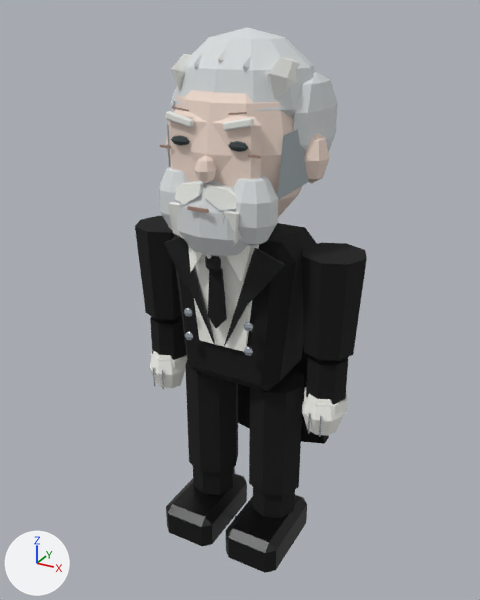
An edit to the glTF model src/game/models/castle/leisure/elder-servant.glb, drawn before and after from the same camera.
Camera for both pictures: a 50 mm lens placed at (1.2, -2.21, 2.26), pointed at (-0.02, 0.0, 1.16). Lighting does not change. The marker at lower left points along +X, +Y and +Z. The first picture is the older version. Where no turn or scale is listed for an object, it has been applied to the vertices.

The scene before the commit, as lines of its bpy script (objects in view):
```python
me_cone_008 = bpy.data.meshes.new('Cone.008')
me_cone_008.from_pydata(...)  # an 8-sided cylinder along z spanning x -0.085..0.085, y -0.085..0.085, z -0.11..0.11
me_cone_008.materials.append(mat_butler_midnight_black_tailcoat)  # black #020303
me_cube_009 = bpy.data.meshes.new('Cube.009')
me_cube_009.from_pydata(...)  # 24 vertices, 44 faces; spans x -0.045..0.045, y -0.007..0.007, z -0.008..0.008
me_cube_009.materials.append(mat_butler_blue_black_hair)  # black #181f2a
ob_right_forearm = bpy.data.objects.new('right forearm', me_cone_008)
ob_right_forearm.parent = ob_servant_right_elbow
ob_right_forearm.location = (0.0, 0.0, -0.16)
ob_royal_left_arm_rig = bpy.data.objects.new('Royal left arm rig', None)
ob_royal_left_arm_rig.parent = ob_royal_animation_rig
ob_royal_left_arm_rig.location = (-0.38, 0.0, 1.43)
ob_royal_right_arm_rig = bpy.data.objects.new('Royal right arm rig', None)
ob_royal_right_arm_rig.parent = ob_royal_animation_rig
ob_royal_right_arm_rig.location = (0.38, 0.0, 1.43)
ob_servant_left_elbow = bpy.data.objects.new('Servant left elbow', None)
ob_servant_left_elbow.parent = ob_royal_left_arm_rig
ob_servant_left_elbow.location = (0.0, 0.0, -0.38)
ob_servant_right_elbow = bpy.data.objects.new('Servant right elbow', None)
ob_servant_right_elbow.parent = ob_royal_right_arm_rig
ob_servant_right_elbow.location = (0.0, 0.0, -0.38)
ob_small_smile = bpy.data.objects.new('Small smile', me_cube_009)
ob_small_smile.parent = ob_royal_head_rig
ob_small_smile.location = (0.0, 0.0, -1.72)
# also in view: 'left boot' at (-0.16, -0.06, 0.08); 'Servant head' at (0.0, -0.03, 1.81); 'right tailcoat sleeve' at (0.38, 0.0, 1.23); 'right trouser' at (0.16, 0.0, 0.57); 'left forearm' at (-0.38, 0.0, 0.89)
```
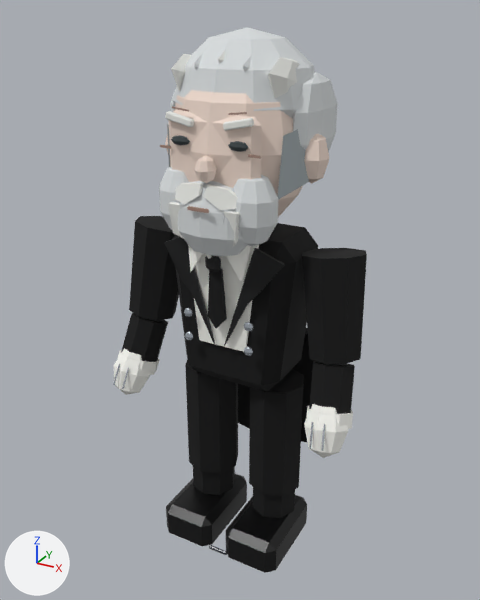
ob_royal_left_arm_rig is not drawn itself; it is the parent of ob_left_tailcoat_sleeve, ob_servant_left_elbow.
ob_servant_left_elbow is not drawn itself; it is the parent of ob_left_forearm, ob_left_rolled_linen_cuff, ob_royal_left_hand.
ob_royal_right_arm_rig is not drawn itself; it is the parent of ob_right_tailcoat_sleeve, ob_servant_right_elbow.
ob_servant_right_elbow is not drawn itself; it is the parent of ob_right_forearm, ob_right_rolled_linen_cuff, ob_royal_right_hand.

What differs and where, as boxes [x1, y1, x2, y2] in the pictures (480 x 600 px):
'right tailcoat sleeve', turned: before [302, 243, 367, 361]; after [302, 248, 367, 364]
'left tailcoat sleeve', turned: before [135, 216, 182, 320]; after [129, 216, 179, 320]
'left forearm', turned: before [150, 316, 187, 360]; after [121, 313, 168, 362]
'right forearm', turned: before [306, 355, 348, 404]; after [309, 361, 355, 414]
'right hand', turned: before [302, 394, 343, 436]; after [304, 404, 348, 458]
'left hand', turned: before [149, 351, 186, 388]; after [114, 348, 150, 395]
'right rolled linen cuff', turned: before [304, 387, 347, 415]; after [306, 406, 353, 429]
'left rolled linen cuff', turned: before [150, 352, 187, 369]; after [117, 350, 160, 375]
'White glove seam.003', turned: before [319, 416, 322, 437]; after [321, 424, 325, 451]
'White glove seam.002', turned: before [308, 412, 311, 434]; after [310, 422, 313, 449]
'Small smile', moved (not visible before): after [209, 545, 227, 555]
'White glove seam.001', turned: before [162, 370, 164, 389]; after [122, 367, 129, 389]
'White glove seam', turned: before [153, 367, 155, 387]; after [113, 364, 120, 385]

Patch to the scene script:
```diff
--- a/src/game/models/castle/leisure/elder-servant.glb.py
+++ b/src/game/models/castle/leisure/elder-servant.glb.py
@@ ob_small_smile @@
 ob_small_smile.parent = ob_royal_head_rig
-ob_small_smile.location = (0.0, 0.0, -1.72)
+ob_small_smile.location = (0.0, -0.239, -1.703)
@@ ob_royal_left_arm_rig @@
 ob_royal_left_arm_rig.location = (-0.38, 0.0, 1.43)
+ob_royal_left_arm_rig.rotation_euler = (-0.14, 0.122, 0.0)  # degrees (-8, 7, 0)
@@ ob_servant_left_elbow @@
 ob_servant_left_elbow.location = (0.0, 0.0, -0.38)
+ob_servant_left_elbow.rotation_euler = (-0.244, 0.0, 0.0)  # degrees (-14, 0, 0)
@@ ob_royal_right_arm_rig @@
 ob_royal_right_arm_rig.location = (0.38, 0.0, 1.43)
+ob_royal_right_arm_rig.rotation_euler = (-0.14, -0.122, 0.0)  # degrees (-8, -7, 0)
@@ ob_servant_right_elbow @@
 ob_servant_right_elbow.location = (0.0, 0.0, -0.38)
+ob_servant_right_elbow.rotation_euler = (-0.244, 0.0, 0.0)  # degrees (-14, 0, 0)
```
